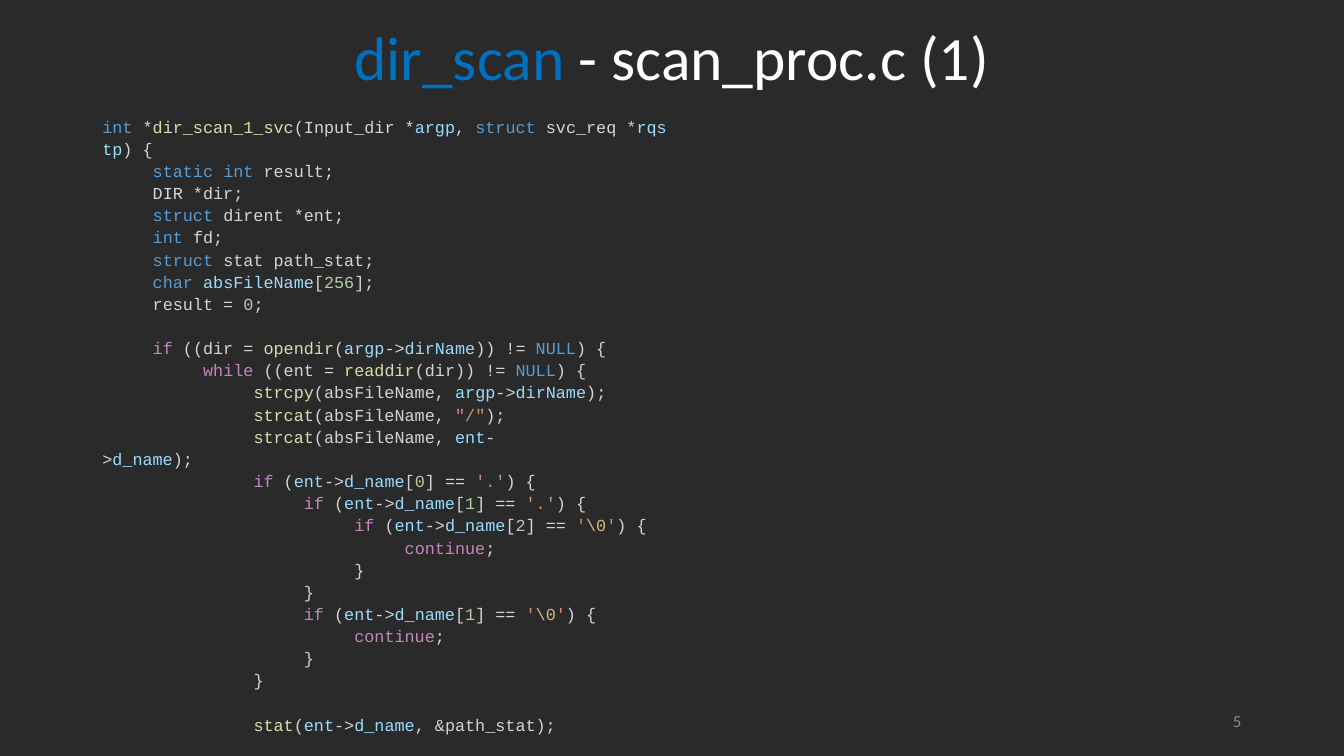
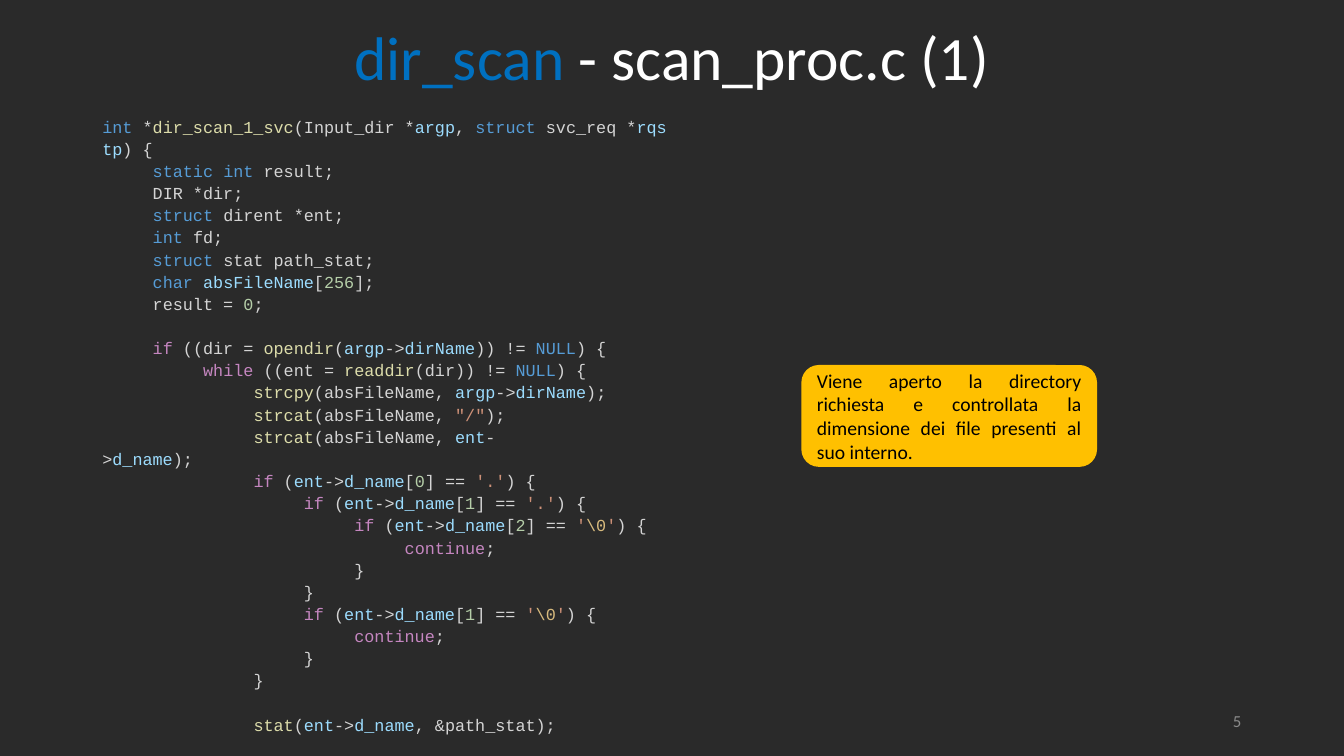
Before and after one commit to RetiCalc-Unibo/progetto8, a slide deck: slide 5 of Presentazione.pptx. Drawn at 1344x756 pixels with LibreOffice and Linux fonts; fonts in the diff are those of the drawing. Boxes give left, top, right and bottom in pixels: in the first picture for what was removed or moved away, otherwise in the second. Text is boxed around its words. In the diff, an @@ line names an element or a change of style, - is before the commit and + after.

```diff
--- a/Presentazione.pptx
+++ b/Presentazione.pptx
@@ rounded rectangle added at bbox=[803, 366, 1097, 467], fill #FFC000, outline #FFC000 1 pt, 14 pt, text #000000 @@
+Viene aperto la directory richiesta e controllata la dimensione dei file presenti al suo interno.
```
Also in this commit, not shown: 4 other slides changed, 1 slide removed, 1 other file.
